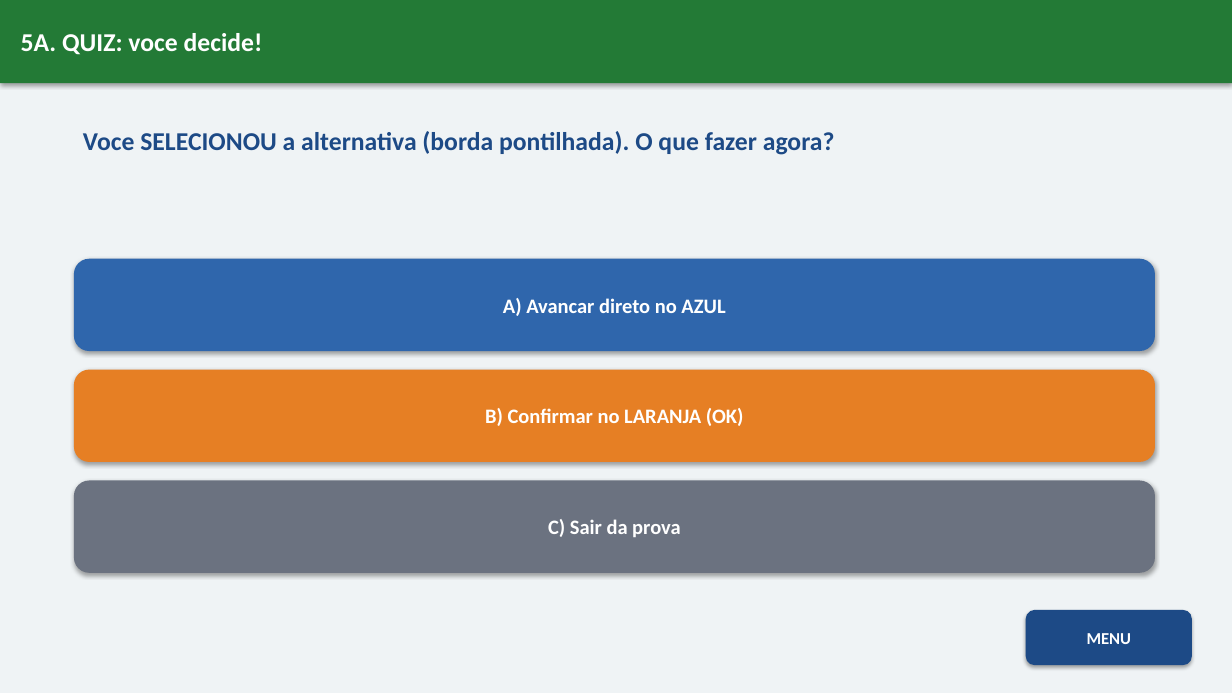
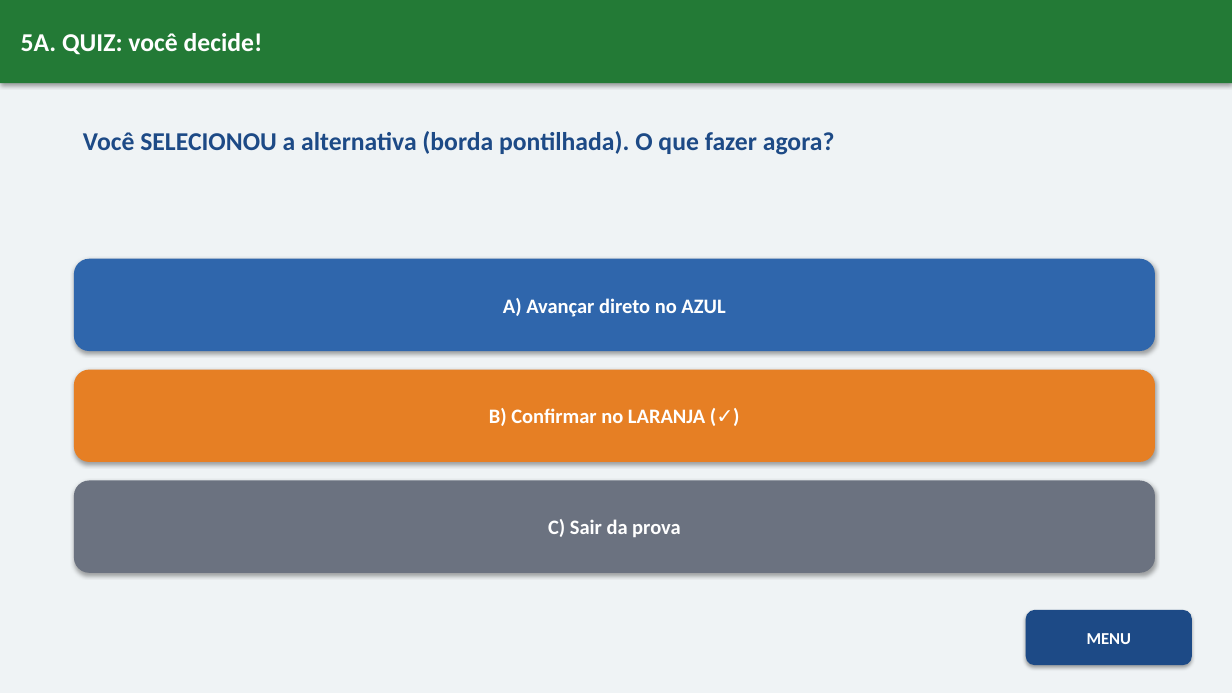
Before and after one commit to Geovane-Maia/Auto-Escola, a slide deck: slide 8 of Apresentacao-Interativa-ABCDETRAN.pptx. Drawn at 1232x693 pixels with LibreOffice and Linux fonts; fonts in the diff are those of the drawing. Boxes give left, top, right and bottom in pixels: in the first picture for what was removed or moved away, otherwise in the second. Text is boxed around its words. In the diff, an @@ line names an element or a change of style, - is before the commit and + after.

```diff
--- a/Apresentacao-Interativa-ABCDETRAN.pptx
+++ b/Apresentacao-Interativa-ABCDETRAN.pptx
@@ text in rectangle at [21,33,263,55]: text changed @@
-5A. QUIZ: voce decide!
+5A. QUIZ: você decide!
@@ text at [83,131,835,155]: text changed @@
-Voce SELECIONOU a alternativa (borda pontilhada). O que fazer agora?
+Você SELECIONOU a alternativa (borda pontilhada). O que fazer agora?
@@ text in rounded rectangle at [503,298,725,317]: text changed @@
-A) Avancar direto no AZUL
+A) Avançar direto no AZUL
@@ text in rounded rectangle at [489,408,705,426]: text changed @@
-B) Confirmar no LARANJA (OK)
+B) Confirmar no LARANJA (✓)
```
Also in this commit, not shown: 15 other slides changed, 1 other file.
